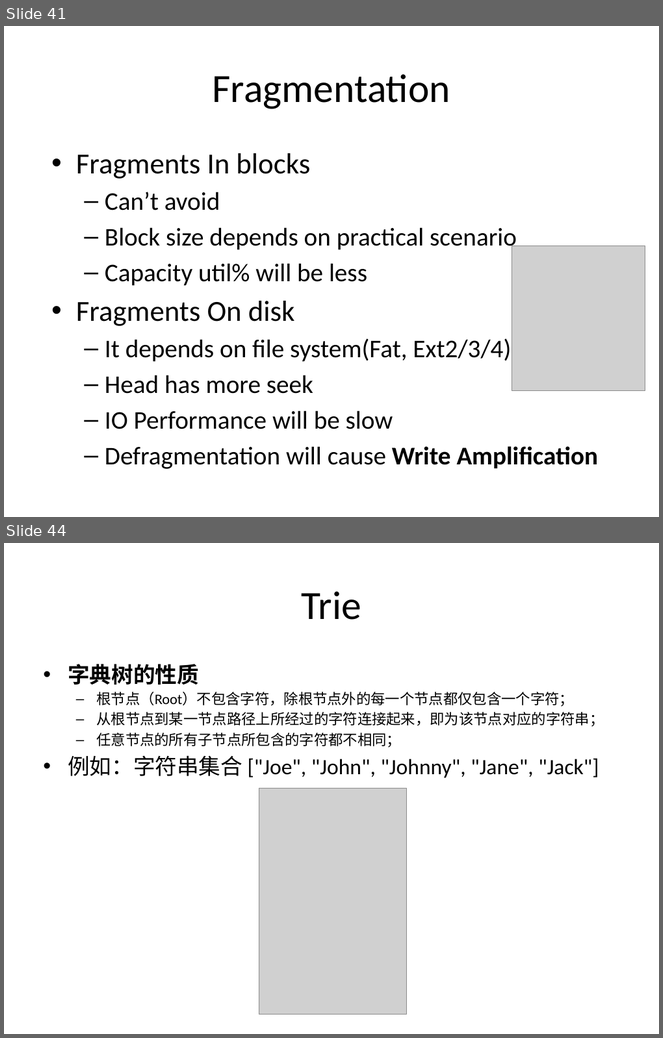
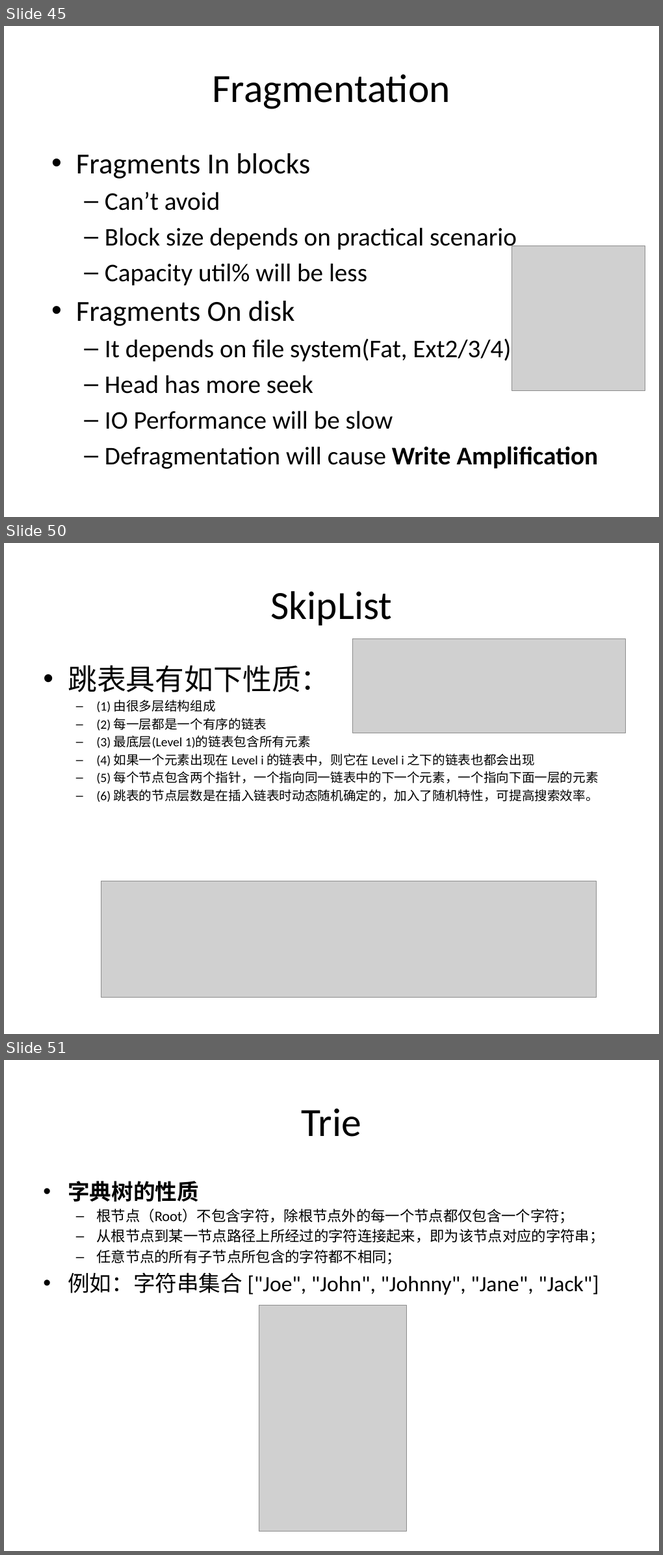
Before and after one commit to guhanjie/Knowledge-sharing, a slide deck: 数据存取模型.pptx. Shown one above the other, each under a label of ours: slides 41 and 44 before the commit, slides 45, 50 and 51 after it; the slides between them are not shown. The pictures are 663x1038 and 663x1555 pixels, drawn with LibreOffice and Linux fonts; fonts in the diff are those of the drawing; grey boxes stand for pictures. Boxes give left, top, right and bottom in pixels: in the first picture for what was removed or moved away, otherwise in the second. Text is boxed around its words. In the diff, an @@ line names an element or a change of style, - is before the commit and + after.

```diff
--- a/数据存取模型.pptx
+++ b/数据存取模型.pptx
@@ slide 50 added at (x1=4, y1=543, x2=659, y2=1034), background #FFFFFF @@
@@ title added at (x1=270, y1=591, x2=392, y2=626), 44 pt, text #000000 @@
+SkipList
@@ picture added at (x1=352, y1=639, x2=626, y2=733) @@
@@ text added at (x1=68, y1=665, x2=599, y2=802), 14 pt, text #000000 @@
+• 跳表具有如下性质：
+  – (1) 由很多层结构组成
+  – (2) 每一层都是一个有序的链表
+  – (3) 最底层(Level 1)的链表包含所有元素
+  – (4) 如果一个元素出现在 Level i 的链表中，则它在 Level i 之下的链表也都会出现
+  – (5) 每个节点包含两个指针，一个指向同一链表中的下一个元素，一个指向下面一层的元素
+  – (6) 跳表的节点层数是在插入链表时动态随机确定的，加入了随机特性，可提高搜索效率。
@@ picture added at (x1=101, y1=882, x2=596, y2=998) @@
@@ what was slide 41 is now slide 45 @@
@@ what was slide 44 is now slide 51 @@
```
Also in this commit, not shown: 6 slides changed, 8 other slides added, 3 slides removed.
